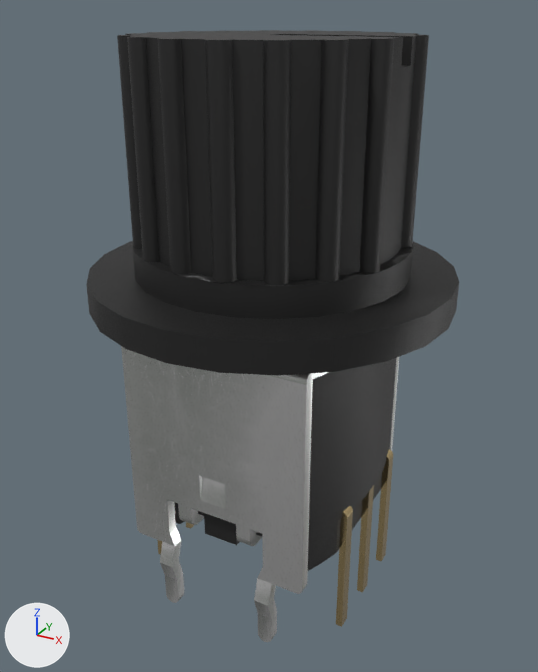
What one commit did to the Blender file blender-models/sw-nkk-nr01105ang13-2c-tht/SW_NKK_NR01105ANG13-2C_THT.blend.
Before and after are seen from a 50 mm camera at (20.0, -30.1, 22.7) aimed at (5.0, -2.7, 9.0). Every picture has the same lights, and +X, +Y and +Z are marked at lower left. The first picture is the older version.

The first picture shows 'SW_NKK_NR01105ANG13-2C_THT'.
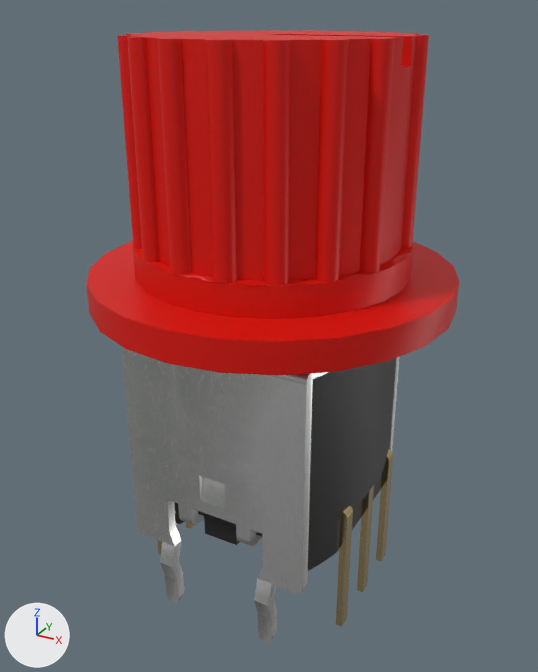
Boxes [x1, y1, x2, y2] around the edits, measured in the pictures (538 x 672 px):
part 1 of me_sw_nkk_nr01105ang13_2c_tht, recoloured (black to red)
    both: [86, 30, 459, 376]

The change, as a list of edits to the scene's bpy script:
```text
Add mat_plastic_case_red:
    mat_plastic_case_red = bpy.data.materials.new('plastic_case_red')
    # nodes: BsdfPrincipled, Bump, Mapping, Mix, OutputMaterial, TexCoord, TexNoise, ValToRGB
    # colours: red #ff0000, red #be0000, brown #8a4c2c
Change me_sw_nkk_nr01105ang13_2c_tht:
    where me_sw_nkk_nr01105ang13_2c_tht.from_pydata(...)  # 2284 vertices, 4254 faces; spans x -2.9..13.1, y -10.6..5.4, z -3.5..21.8
    used by ob_sw_nkk_nr01105ang13_2c_tht; location = (0.0, 0.0, 0.0)
    me_sw_nkk_nr01105ang13_2c_tht part 1: all 2794 faces centred in x -2.8..13.0, y -10.5..5.3, z 10.7..21.8 switch from mat_plastic_matte_black to mat_plastic_case_red
```
